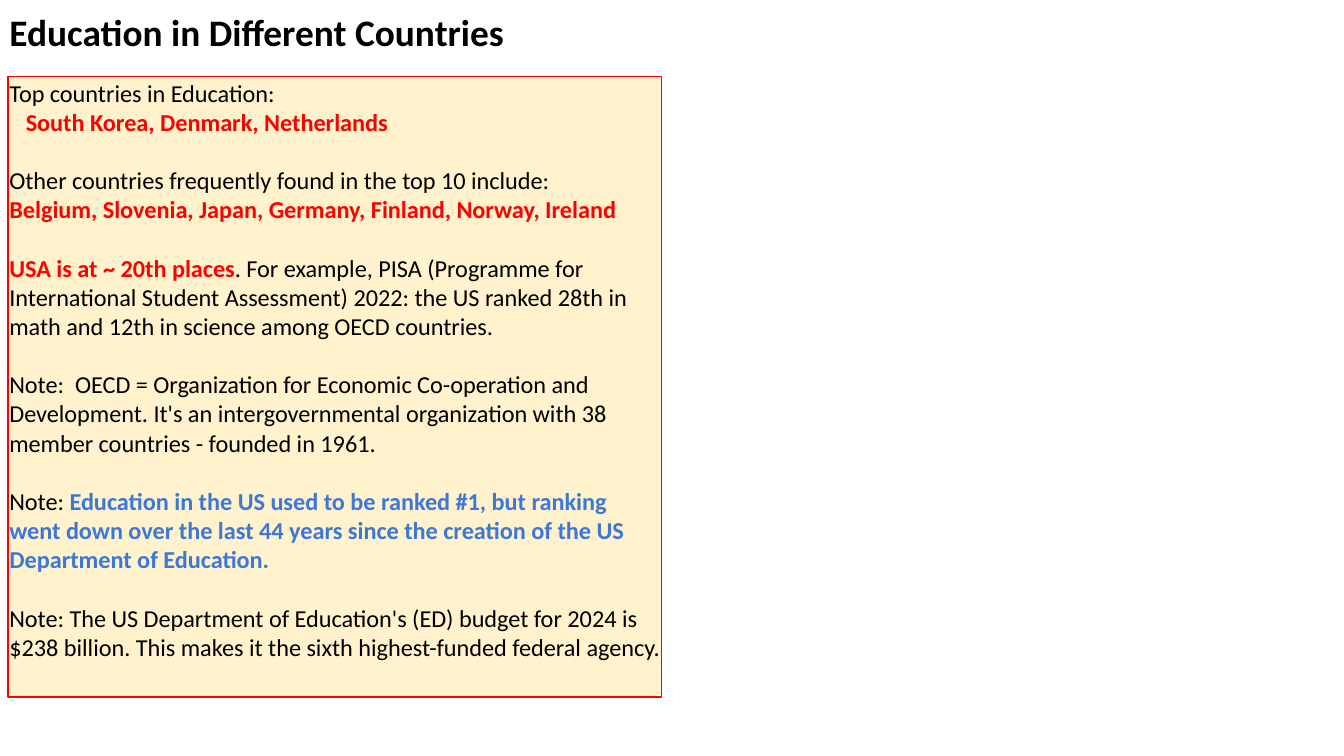
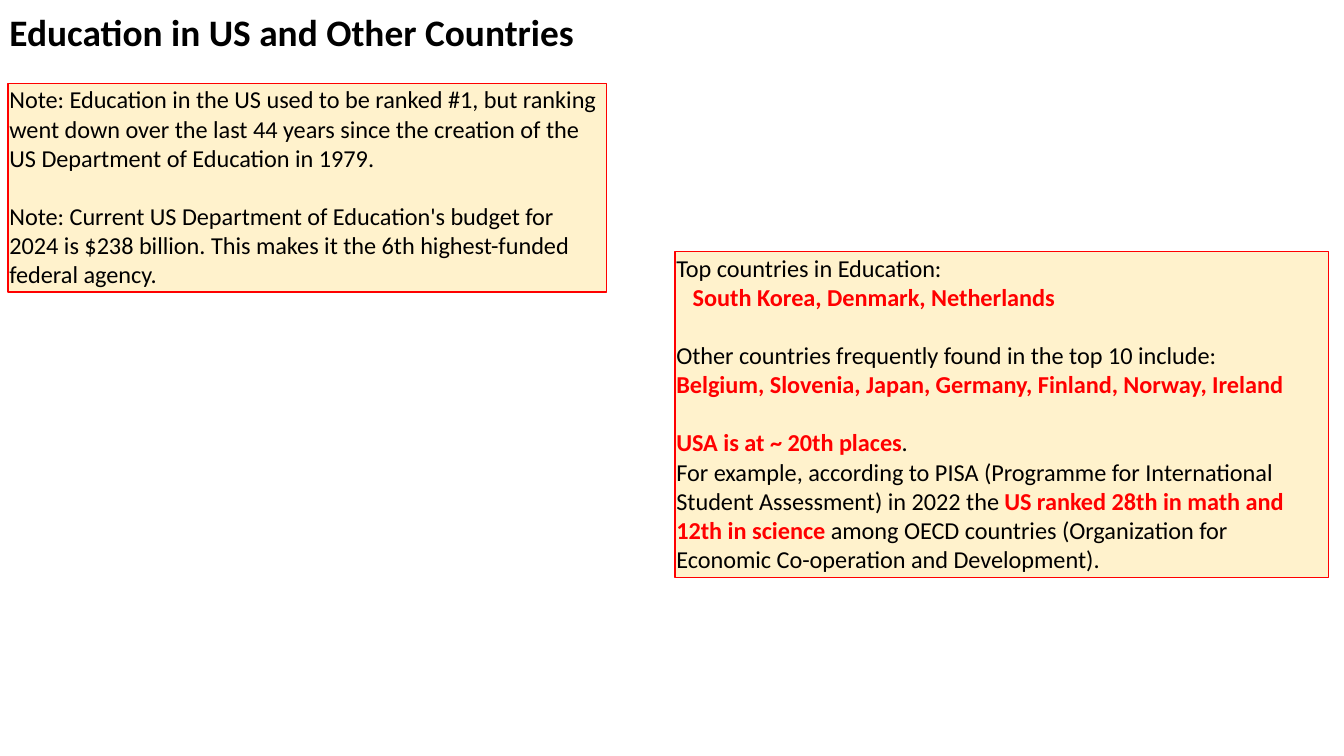
Before and after one commit to lselector/seminar, a slide deck: slide 20 of 2024/2024-12-13-AI-Updates.pptx (slide 19 before the commit). Drawn at 1344x756 pixels with LibreOffice and Linux fonts; fonts in the diff are those of the drawing. Boxes give left, top, right and bottom in pixels: in the first picture for what was removed or moved away, otherwise in the second. Text is boxed around its words. In the diff, an @@ line names an element or a change of style, - is before the commit and + after.

```diff
--- a/2024/2024-12-13-AI-Updates.pptx
+++ b/2024/2024-12-13-AI-Updates.pptx
@@ text at [9,19,574,47]: text changed @@
-Education in Different Countries
+Education in US and Other Countries
@@ rectangle "Note: Education in the US ...": place and size @@
-rectangle "Note: Education in the US ..." at [8,77,661,698]
+rectangle "Note: Education in the US ..." at [8,83,606,292]
@@ text in rectangle at [9,91,596,287]: text changed @@
-Top countries in Education:
-South Korea, Denmark, Netherlands
-Other countries frequently found in the top 10 include:
-Belgium, Slovenia, Japan, Germany, Finland, Norway, Ireland
-USA is at ~ 20th places. For example, PISA (Programme for International Student Assessment) 2022: the US ranked 28th in math and 12th in science among OECD countries.
-Note: OECD = Organization for Economic Co-operation and Development. It's an intergovernmental organization with 38 member countries - founded in 1961.
-Note: Education in the US used to be ranked #1, but ranking went down over the last 44 years since the creation of the US Department of Education.
-Note: The US Department of Education's (ED) budget for 2024 is $238 billion. This makes it the sixth highest-funded federal agency.
+Note: Education in the US used to be ranked #1, but ranking went down over the last 44 years since the creation of the US Department of Education in 1979.
+Note: Current US Department of Education's budget for 2024 is $238 billion. This makes it the 6th highest-funded federal agency.
@@ rectangle added at [675,251,1328,578], fill #FFF2CC, outline #FF0000 0.75 pt, 13 pt, text #000000 @@
+Top countries in Education:
+South Korea, Denmark, Netherlands
+Other countries frequently found in the top 10 include:
+Belgium, Slovenia, Japan, Germany, Finland, Norway, Ireland
+USA is at ~ 20th places.
+For example, according to PISA (Programme for International Student Assessment) in 2022 the US ranked 28th in math and 12th in science among OECD countries (Organization for Economic Co-operation and Development).
```
Also in this commit, not shown: 12 other slides changed, 4 slides added, 4 slides removed.
